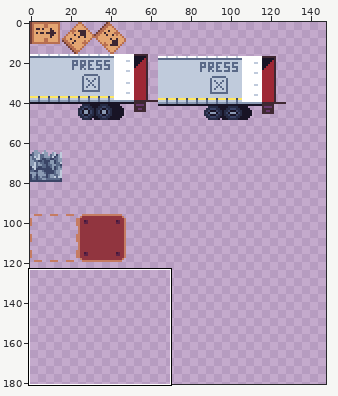
Two states of a sprite sheet, res/gfx/entities.png. Above, an overview of the earlier version with the close-up marked.
Close-up. Before the edit:
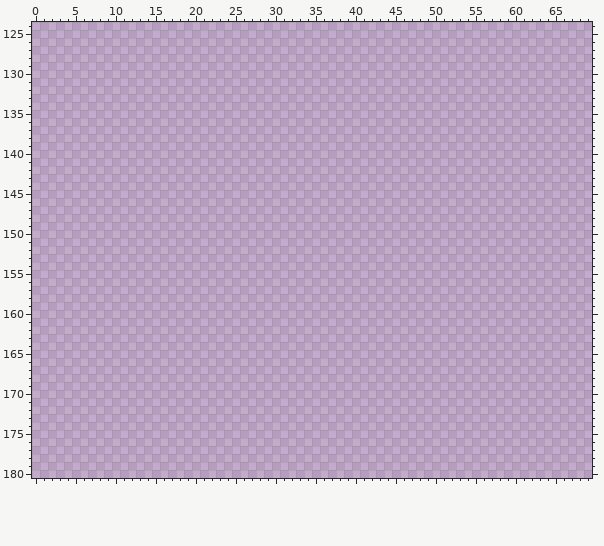
The file is 512x512 pixels. Shown: x 0..69, y 124..180. The wide view leaves out empty margins. The commit also changed other parts of the picture, which this record leaves out.
New version:
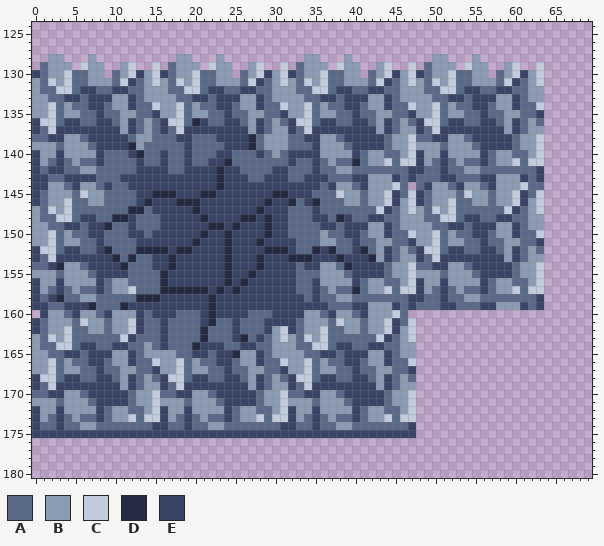
Palette (. is transparent): A #5a6988  B #8b9bb4  C #c0cbdc  D #262b44  E #3a4466
Changes in this commit:
Changed rows in their new state; - is an unchanged pixel.
first column x 0:
128 --BB---B----------BB---B----------BB---B----------BB---B--------
129 -ABBB-CBB--BC--C-ABBB-CBB--BC--C-ABBB-CBB--BC--C-ABBB-CBB--BC--C
130 EABBCAABB-ABCEBCEABBCAABB-ABCEBCEABBCAABB-ABCEBCEABBCAABB-ABCEBC
131 BACBCAABBBACEABCBACBCAABBBACEABCBACBCAABBBACEABCBACBCAABBBACEABC
132 BAACCAEEAAEEAABBBAACCAEEAAEEAABBBAACCAEEAAEEAABBBAACCAEEAAEEAABB
133 BBAAEEAEEEBBEABBBBAAEEAEEEBBEABBBBAAEEAEEEBBEABBBBAAEEAEEEBBEABB
134 BBCABAAEEABBEAACBBCABAAEEABBEAACBBCABAAEEABBEAACBBCABAAEEABBEAAC
135 BBCABBAAEAABBAAEBBCABBAAEAABBAAEBBCABBAAEAABBAAEBBCABBAAEAABBAAE
136 ECCAEEAAEEABEABAECCADEAAEEABEABAECCAEEAAEEABEABAECCAEEAAEEABEABA
137 EACEEEEEEEEBEABAEACEEEEEEEEBEABBEACEEEEEEEEBEABBEACEEEEEEEEBEABB
138 AAEEBBAEEEEEABBAAAEEAAAEEEEDABBBAAEEBBAEEEEEABBCAAEEBBAEEEEEABBC
139 BBBABBBAEEEEDBAAAAAEAAAAEEEDABBBAAAEBBBAEEEEABBCBBBABBBAEEEEABBC
140 EBBEBBBBEAAAEDAAEAAEAAAEEAAAEABAEEEEBBBBEABBAABCEBBEBBBBEABBAABC
141 EBAEABAAEAAAAEAAEAAEAAEEDAAAAAAAEAAEABAADABBCACCEBAEABAAEABBCACC
142 EAEEAABBAAAAAEEEEAAEEEEDEEAAAAEEAAAEAABBAAAAAAAEEAAEAABBAAAAAAAE
143 EEAAEEEEAAAEEEEEEEEEEEEDEEEAAEEEAAEEEAAAEEBBBEAEAAAEEAAAEEBBBEAE
144 EEBBAEBBAEAAEEEEEEEEEEEDEEEEEEEEEEEEAEBBAEBBBCA-AEBBAEBBAEBBBCAA
145 EABBBACBBAAAAEEDDDEEEDDEEEEEEEDDEEEAAACBBABBCEACEABBBACBBABBCEAC
146 EABBCAABBAAAAEDEEEDDDEEEEEEEEDEEDAEDAAABBABBCEBCEABBCAABBABBCEBC
147 BACBCAAAAAAADDAEEEEEDEEEEEEEDEEEAAAEAAAAAAACEABCBACBCAAAAAACEABC
148 BAACCAEEAADDEAAAEEEEEDEEEEDDEDEEAAAEEADEAAEEAABBBAACCAEEAAEEAABB
149 BBAAEEAEEDAAEAAAEEEEEEDDEDEEEDEEAAAAEEAEEEBBEABBBBAAEEAEEEBBEABB
150 BBCABAAEEAAAEEAEEEEEEDEEDEEEEDEEAAAABAAEEABBEAACBBCABAAEEABBEAAC
151 BBCABBAAEAAAAEEEEEEEDEEEDEEEDEEEEAAABBAAEAABBAAEBBCABBAAEAABBAAE
152 ECCAEEAAEDAAADDDDEDDEEEEDEEEEDDDEAADEDAAEDABEABAECCAEEAAEEABEABA
153 EACEEEEEEEDADAAEEDEEEEEEDEEEDEEEDDDEEEDEEEDBEABBEACEEEEEEEEBEABB
154 AAEDBBAEEEEDAAAEEDEEEEEEDEEEDEEEEAEEBBADEEEEABBCAAEEBBAEEEEEABBC
155 BBBABBBAEEEEAAAADEEEEEEEDEEDEEEEEAAABBBAEEEEABBCBBBABBBAEEEEABBC
156 EBBEBBBBEABBAAAADEEEEEEEDEDEEEEEEAAEBBBBEABBAABCEBBEBBBBEABBAABC
157 EBAEABAAEABBCAAADDDDDDEDEDEEEEEEEAAEABAADABBCACCEBAEABAAEABBCACC
158 EAEDAABBAAAAADDDEEEEEEDEEEEEEEEEEEAEAABBAAAAAAAEEAAEAABBAAAAAAAE
159 EEAAEEEDAAADEEEEEEEEEEDEEEEEEEEEEEEEEAAAEEBBBEAEAAAEEAAAEEBBBEAE
160 -EBBAEBBAEBBBEAEEEAAAEDEEEEAAAEEEEBBAEBBAEBBBCA-----------------
161 EABBBACBBABBCEAAEAAAAEDAAEAAAEEEEABBBACBBABBCEAC----------------
162 EABBCAABBABBCEAAEAAAADAAAEAAAEBCEABBCAABBABBCEBC----------------
163 BACBCAAAAAACEAAAEAAAADAAAEDAEABCBACBCAAAAAACEABC----------------
164 BAACCAEEAAEEAABAEAAADEEEAAEEAABBBAACCAEEAAEEAABB----------------
165 BBAAEEAEEEBBEABBBBAAEEAEEDBBEABBBBAAEEAEEEBBEABB----------------
166 BBCABAAEEABBEAACBBCABAAEEABBEAACBBCABAAEEABBEAAC----------------
167 BBCABBAAEAABBAAEBBCABBAAEAABBAAEBBCABBAAEAABBAAE----------------
168 ECCAEEAAEEABEABAECCAEEAAEEABEABAECCAEEAAEEABEABA----------------
169 EACEEEEEEEEBEABBEACEEEEEEEEBEABBEACEEEEEEEEBEABB----------------
170 AAEEBBAEEEEEABBCAAEEBBAEEEEEABBCAAEEBBAEEEEEABBC----------------
171 BBBABBBAEEEEABBCBBBABBBAEEEEABBCBBBABBBAEEEEABBC----------------
172 EBBEBBBBEABBAABCEBBEBBBBEABBAABCEBBEBBBBEABBAABC----------------
173 EBAEABAAEABBCACCEBAEABAAEABBCACCEBAEABAAEABBCACC----------------
174 EAAEAABBAAAAAAAEEAAEAABBAAAAAAAEEAAEAABBAAAAAAAE----------------
175 EEEEEEEEEEEEEEEEEEEEEEEEEEEEEEEEEEEEEEEEEEEEEEEE----------------
Boxes around the changes in both close-ups, in picture pixels (x1, y1, x2, y2):
added: (32, 54, 544, 438)
